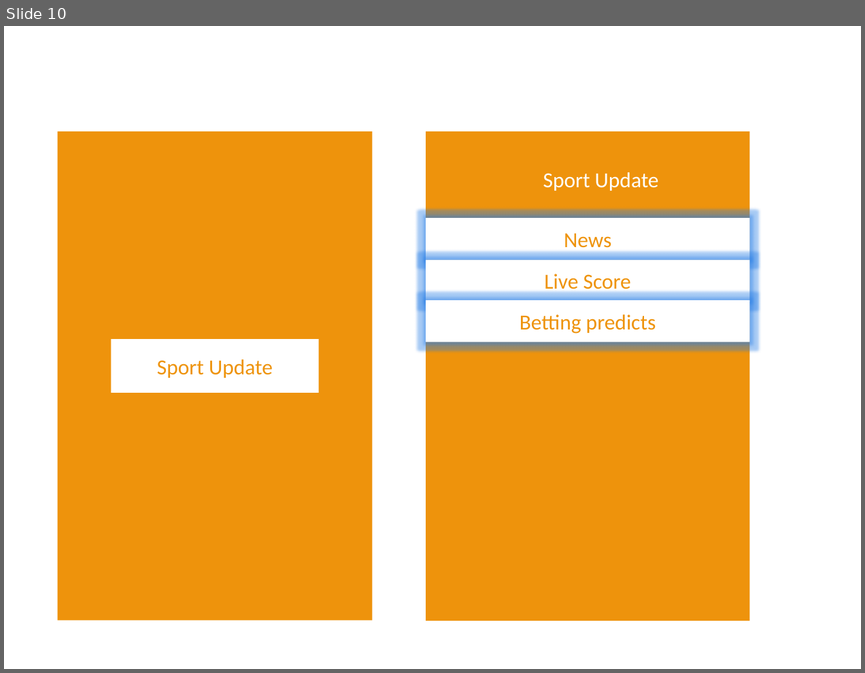
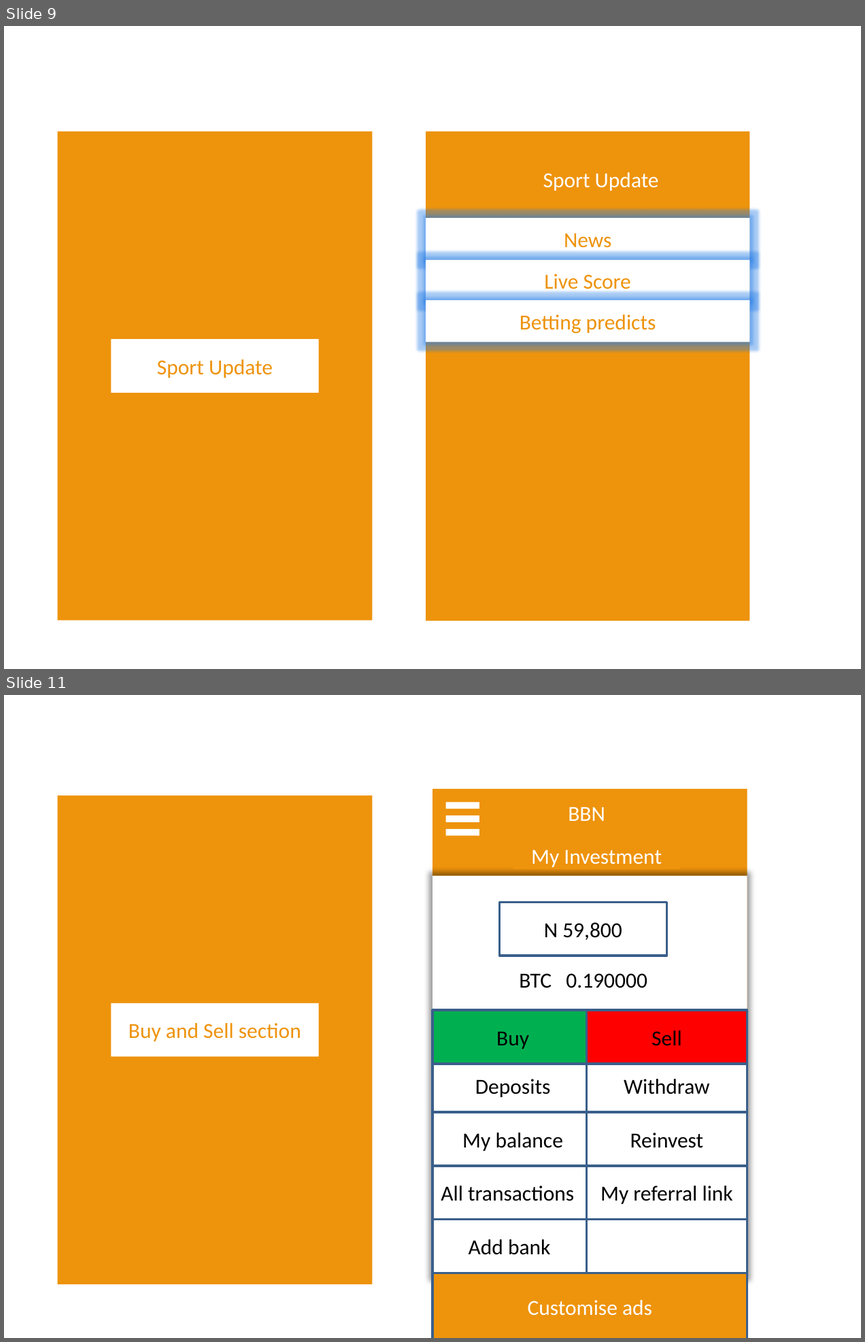
Before and after one commit to kleitz/BoonBuy, a slide deck: designs_mockups/Boonbuy Network app.pptx. Shown one above the other, each under a label of ours: slide 10 before the commit, slides 9 and 11 after it; the slides between them are not shown. The pictures are 865x673 and 865x1342 pixels, drawn with LibreOffice and Linux fonts; fonts in the diff are those of the drawing. Boxes give left, top, right and bottom in pixels: in the first picture for what was removed or moved away, otherwise in the second. Text is boxed around its words. In the diff, an @@ line names an element or a change of style, - is before the commit and + after.

```diff
--- a/designs_mockups/Boonbuy Network app.pptx
+++ b/designs_mockups/Boonbuy Network app.pptx
@@ slide 11 added at bbox=[4, 695, 861, 1338], background #FFFFFF @@
@@ rectangle added at bbox=[57, 795, 372, 1284], fill #EE930C @@
@@ rectangle added at bbox=[432, 788, 747, 1320], fill #EE930C @@
@@ rectangle added at bbox=[446, 802, 479, 809], fill #FFFFFF @@
@@ rectangle added at bbox=[446, 816, 479, 823], fill #FFFFFF @@
@@ text added at bbox=[568, 807, 605, 821], 18 pt, text #FFFFFF @@
+BBN
@@ rectangle added at bbox=[446, 829, 479, 836], fill #FFFFFF @@
@@ rectangle added at bbox=[513, 843, 680, 869], fill #EE930C, 18 pt, text #FFFFFF @@
+My Investment
@@ rectangle added at bbox=[432, 876, 747, 1278], fill #FFFFFF @@
@@ rectangle added at bbox=[499, 902, 666, 955], fill #FFFFFF, outline #3A5F8C 2 pt, 18 pt, text #000000 @@
+N 59,800
@@ rectangle added at bbox=[486, 971, 680, 988], fill #FFFFFF, outline #FFFFFF 2 pt, 18 pt, text #000000 @@
+BTC 0.190000
@@ rectangle added at bbox=[111, 1002, 318, 1057], fill #FFFFFF, 18 pt, text #EE930C @@
+Buy and Sell section
@@ rectangle added at bbox=[432, 1011, 594, 1064], fill #00B050, outline #3A5F8C 2 pt, 18 pt, text #000000 @@
+Buy
@@ rectangle added at bbox=[587, 1011, 748, 1064], fill #FF0000, outline #3A5F8C 2 pt, 18 pt, text #000000 @@
+Sell
@@ rectangle added at bbox=[432, 1058, 594, 1113], fill #FFFFFF, outline #3A5F8C 2 pt, 18 pt, text #000000 @@
+Deposits
@@ rectangle added at bbox=[587, 1058, 748, 1113], fill #FFFFFF, outline #3A5F8C 2 pt, 18 pt, text #000000 @@
+Withdraw
@@ rectangle added at bbox=[432, 1113, 594, 1166], fill #FFFFFF, outline #3A5F8C 2 pt, 18 pt, text #000000 @@
+My balance
@@ rectangle added at bbox=[587, 1113, 748, 1166], fill #FFFFFF, outline #3A5F8C 2 pt, 18 pt, text #000000 @@
+Reinvest
@@ rectangle added at bbox=[432, 1166, 587, 1219], fill #FFFFFF, outline #3A5F8C 2 pt, 18 pt, text #000000 @@
+All transactions
@@ rectangle added at bbox=[587, 1166, 748, 1219], fill #FFFFFF, outline #3A5F8C 2 pt, 18 pt, text #000000 @@
+My referral link
@@ rectangle added at bbox=[432, 1219, 587, 1273], fill #FFFFFF, outline #3A5F8C 2 pt, 18 pt, text #000000 @@
+Add bank
@@ rectangle added at bbox=[587, 1219, 748, 1273], fill #FFFFFF, outline #3A5F8C 2 pt @@
@@ rectangle added at bbox=[432, 1272, 747, 1338], fill #EE930C, outline #3A5F8C 2 pt, 18 pt, text #FFFFFF @@
+Customise ads
@@ what was slide 10 is now slide 9 @@
```
Also in this commit, not shown: 3 slides changed, 3 other slides added, 1 slide removed.
